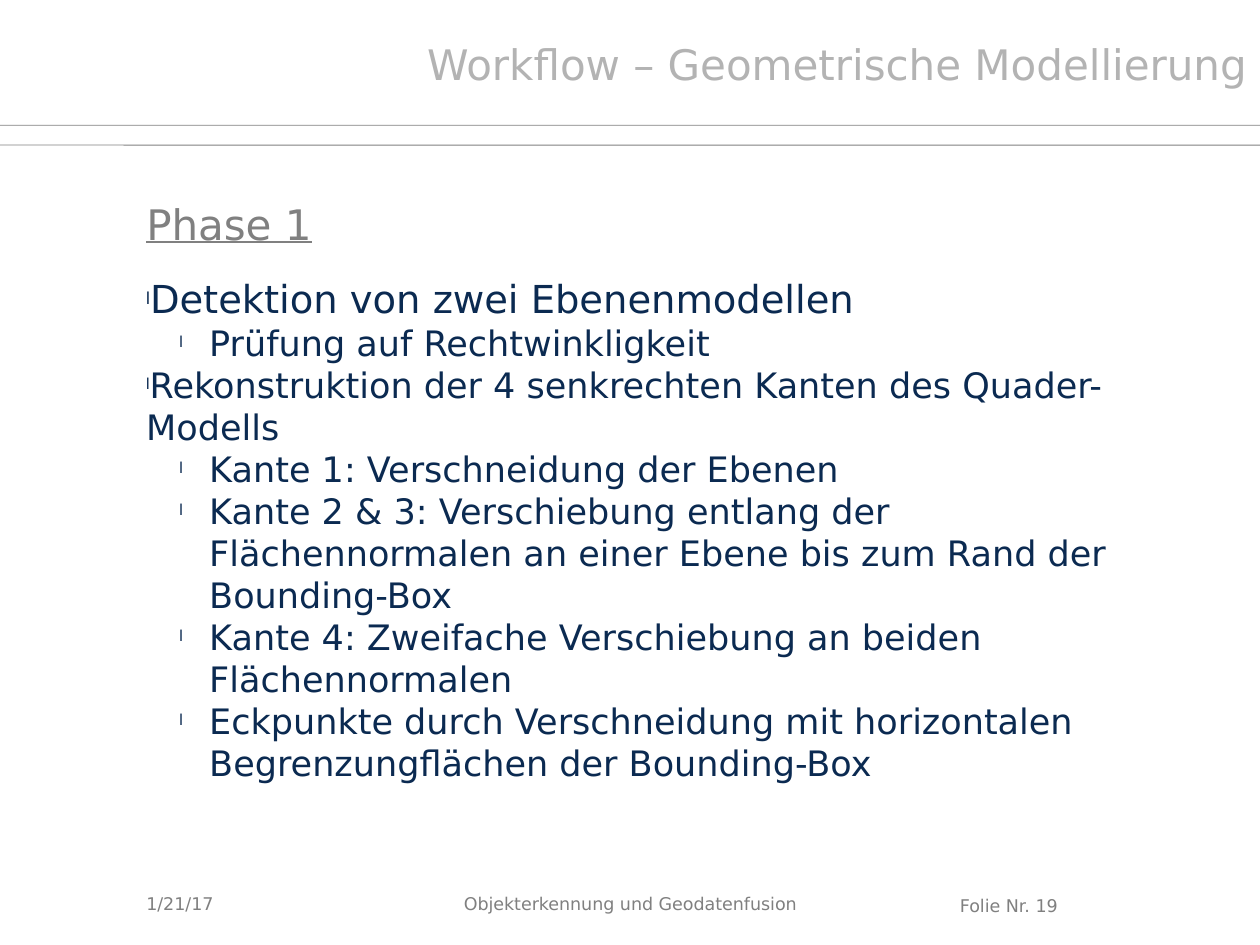
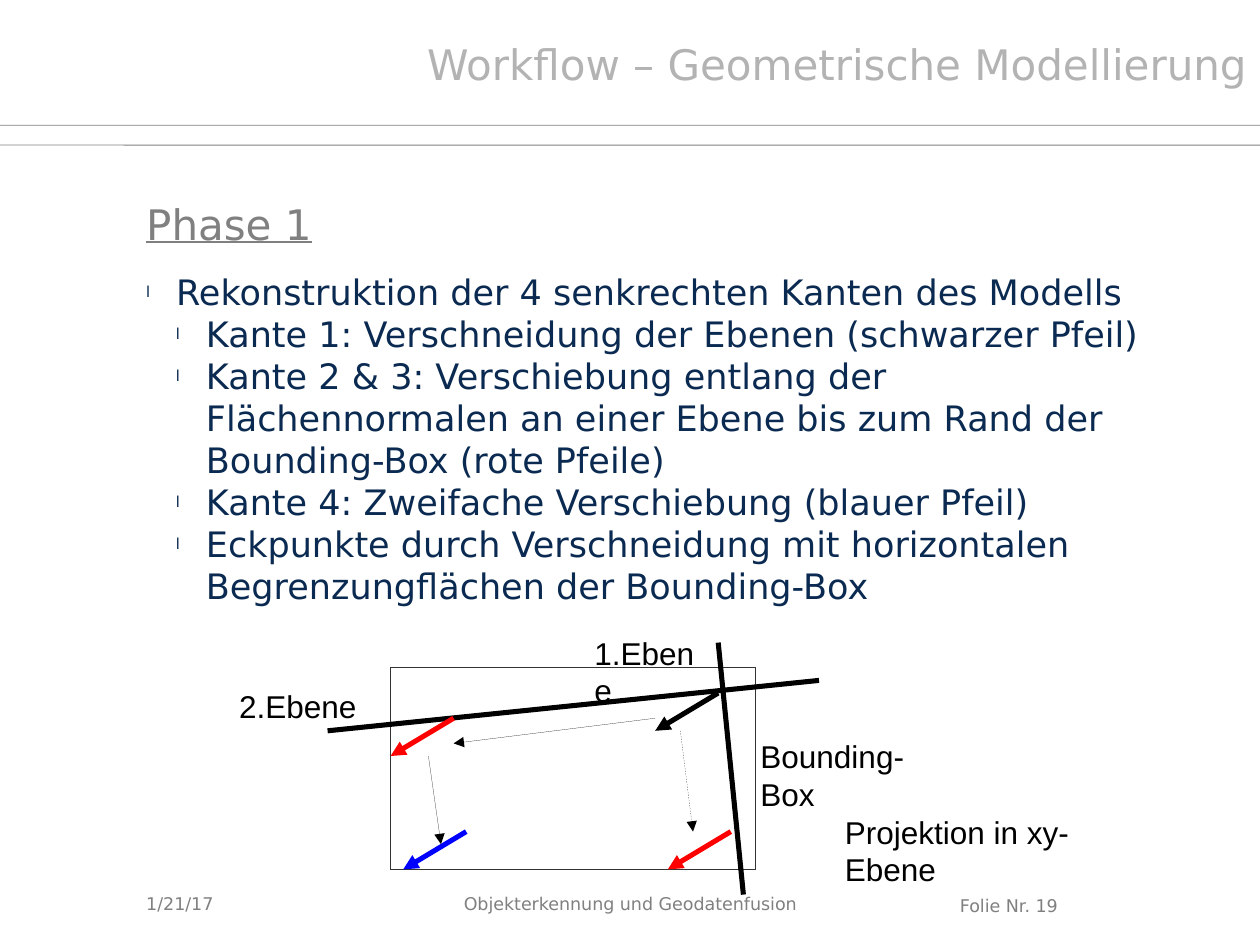
Before and after one commit to Kalmar131/PCL_Dachstuhl2016, a slide deck: slide 19 of Abschlusspräsentation_20170124.pptx. Drawn at 1260x945 pixels with LibreOffice and Linux fonts; fonts in the diff are those of the drawing; background and template pictures are left out. Boxes give left, top, right and bottom in pixels: in the first picture for what was removed or moved away, otherwise in the second. Text is boxed around its words. In the diff, an @@ line names an element or a change of style, - is before the commit and + after.

```diff
--- a/Abschlusspräsentation_20170124.pptx
+++ b/Abschlusspräsentation_20170124.pptx
@@ text at <box>176,278,1138,523</box>: text changed @@
-l Detektion von zwei Ebenenmodellen
-  l Prüfung auf Rechtwinkligkeit
-l Rekonstruktion der 4 senkrechten Kanten des Quader-Modells
-  l Kante 1: Verschneidung der Ebenen
-  l Kante 2 & 3: Verschiebung entlang der Flächennormalen an einer Ebene bis zum Rand der Bounding-Box
-  l Kante 4: Zweifache Verschiebung an beiden Flächennormalen
+l Rekonstruktion der 4 senkrechten Kanten des Modells
+  l Kante 1: Verschneidung der Ebenen (schwarzer Pfeil)
+  l Kante 2 & 3: Verschiebung entlang der Flächennormalen an einer Ebene bis zum Rand der Bounding-Box (rote Pfeile)
+  l Kante 4: Zweifache Verschiebung (blauer Pfeil)
@@ text at <box>206,530,1069,607</box>: indent changed @@
@@ text added at <box>594,642,936,882</box>, 18 pt, text #000000 @@
+1.Ebene
@@ line added from (718, 643) to (743, 895), #000000 2.89 pt @@
@@ line added from (819, 680) to (328, 731), #000000 2.89 pt @@
@@ rectangle added at <box>391,668,756,869</box>, outline #333333 0.75 pt @@
@@ text added at <box>239,695,356,719</box>, 18 pt, text #000000 @@
+2.Ebene
@@ arrow added from (454, 718) to (391, 756), #FF0000 2.89 pt @@
@@ arrow added from (655, 718) to (454, 743), #000000 0.75 pt @@
@@ arrow added from (718, 693) to (655, 731), #000000 2.89 pt @@
@@ arrow added from (680, 731) to (693, 832), #000000 0.75 pt @@
@@ text added at <box>760,745,904,807</box>, 18 pt, text #000000 @@
+Bounding-Box
@@ arrow added from (428, 756) to (441, 844), #000000 0.75 pt @@
@@ arrow added from (466, 832) to (403, 869), #0000FF 2.89 pt @@
@@ arrow added from (731, 832) to (668, 869), #FF0000 2.89 pt @@
@@ text added at <box>845,821,1069,850</box>, 18 pt, text #000000 @@
+Projektion in xy-Ebene
```
Also in this commit, not shown: 15 other slides changed, 1 other file.
